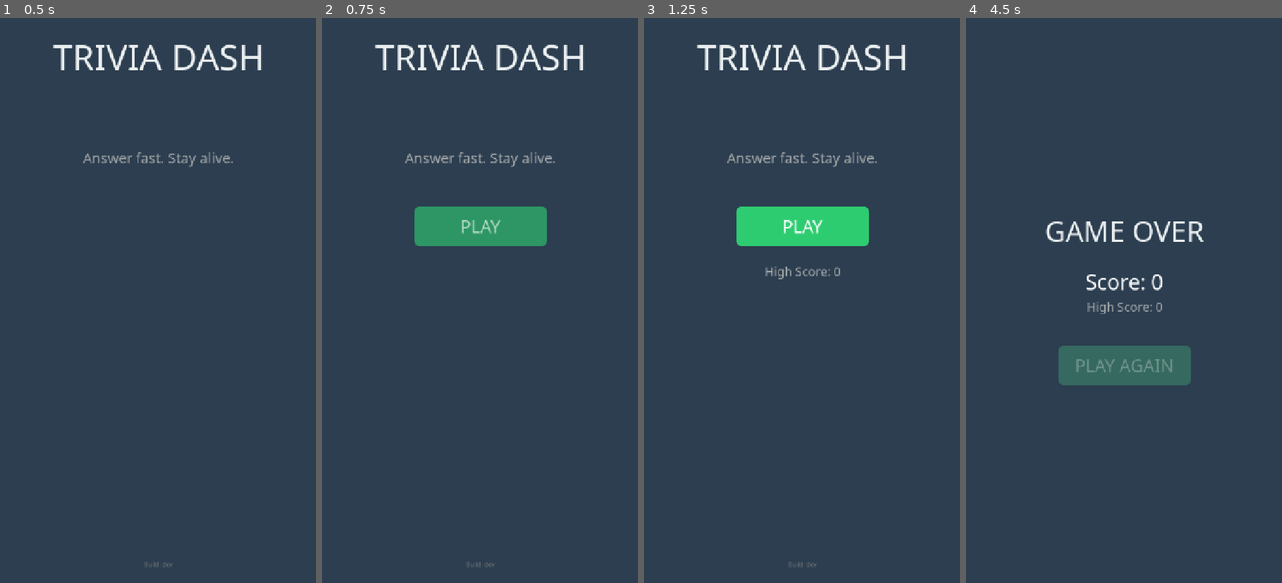
Above: before the commit, frames 1-4 (left to right).
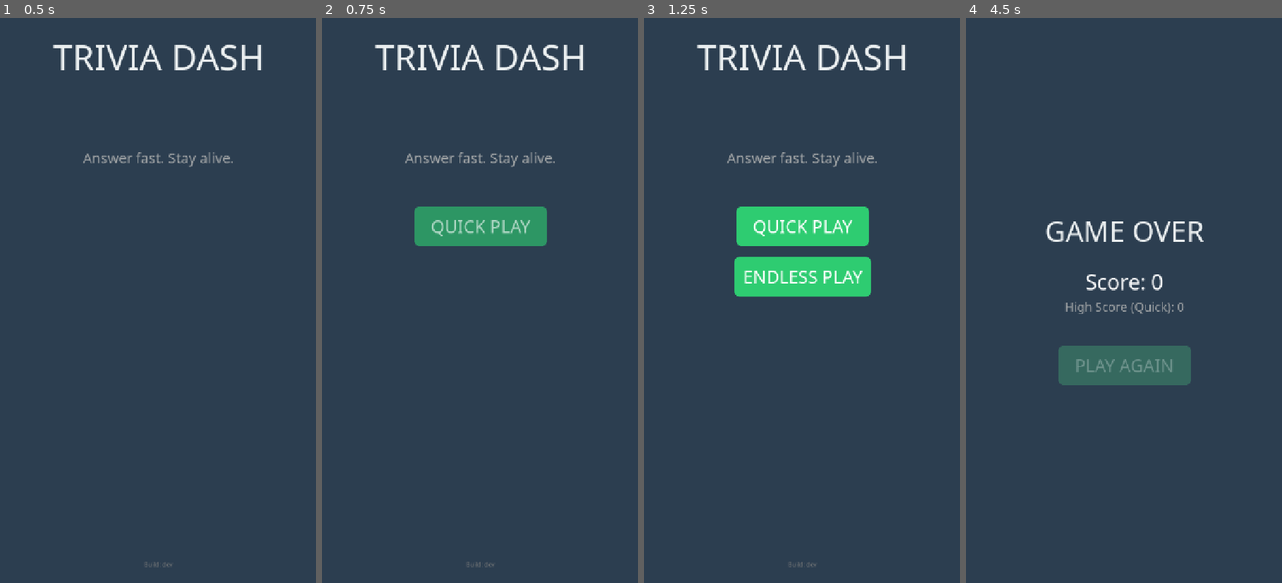
Above: after the commit, the same moments.

Repository: bramp/trivia-dash
Game: Godot game, scene res://scenes/main.tscn
The game is run twice, just before and just after one commit, with the same random seed, the same clock (stepped at 60 frames per second) and the same inputs.
Inputs (mouse positions are in pixels of both pictures, inside the frame that each line leads up to):
- Up to frame 1 (0.5 s): no input
- Up to frame 2 (0.75 s): tap Enter at 0.5 s; move the mouse to (549, 272) at 0.52 s; hold 1 (answer_1) from 0.53 s (still down); click (549, 272) at 0.67 s
- Up to frame 3 (1.25 s): keep holding 1 (answer_1)
- Up to frame 4 (4.5 s): release 1 (answer_1) at 1.25 s; click (1124, 227) at 1.25 s, where only the run before the commit has a clickable "PLAY"; click "Wendy's" at 2 s; drag from (1060, 328) to (1108, 413) at 2.77 s; tap Space at 3.5 s; move the mouse to (1155, 176) at 3.52 s; hold 3 (answer_3) 3.53-4.25 s; click (1155, 176) at 3.67 s; drag from (1108, 413) to (1029, 215) at 4.27 s

Frame 1 is identical in both runs. In frame 2, 0.4% of the frame differs, in the area x 34-66%, y 35-39%; in frame 3, 3.5%, in the area x 28-72%, y 35-50%; in frame 4, 0.3%.

Commit message:
Add Quick Play and Endless Play game modes
- Refactor test_all_scripts_compile to dynamically load and test all .gd files

- Fix explicit typing parse errors in test_game_data.gd and test_text_fitting.gd

- Fix test-suite crashing Godot Engine due to add_child_autofree

Diff:
--- a/scenes/main.tscn
+++ b/scenes/main.tscn
@@ -275,12 +275,23 @@
 custom_minimum_size = Vector2(0, 80)
 layout_mode = 2
 
-[node name="PlayButton" type="Button" parent="TitleScreen/Content" unique_id=379584862]
+[node name="QuickPlayButton" type="Button" parent="TitleScreen/Content" unique_id=379584862]
 custom_minimum_size = Vector2(300, 90)
 layout_mode = 2
 size_flags_horizontal = 4
 theme_type_variation = &"PlayButton"
-text = "PLAY"
+text = "QUICK PLAY"
+
+[node name="Spacer4_1" type="Control" parent="TitleScreen/Content" unique_id=1407817241]
+custom_minimum_size = Vector2(0, 16)
+layout_mode = 2
+
+[node name="EndlessPlayButton" type="Button" parent="TitleScreen/Content" unique_id=379584863]
+custom_minimum_size = Vector2(300, 90)
+layout_mode = 2
+size_flags_horizontal = 4
+theme_type_variation = &"PlayButton"
+text = "ENDLESS PLAY"
 
 [node name="Spacer4" type="Control" parent="TitleScreen/Content" unique_id=1407817240]
 custom_minimum_size = Vector2(0, 30)
@@ -503,7 +514,8 @@
 [node name="GameTimer" type="Timer" parent="." unique_id=93162372]
 wait_time = 0.05
 
-[connection signal="pressed" from="TitleScreen/Content/PlayButton" to="." method="_on_play_pressed"]
+[connection signal="pressed" from="TitleScreen/Content/QuickPlayButton" to="." method="_on_quick_play_pressed"]
+[connection signal="pressed" from="TitleScreen/Content/EndlessPlayButton" to="." method="_on_endless_play_pressed"]
 [connection signal="pressed" from="GameScreen/Content/AnswersContainer/AnswerGrid/Answer1" to="." method="_on_answer_pressed" binds= [0]]
 [connection signal="pressed" from="GameScreen/Content/AnswersContainer/AnswerGrid/Answer2" to="." method="_on_answer_pressed" binds= [1]]
 [connection signal="pressed" from="GameScreen/Content/AnswersContainer/AnswerGrid/Answer3" to="." method="_on_answer_pressed" binds= [2]]
--- a/scripts/game_data.gd
+++ b/scripts/game_data.gd
@@ -18,7 +18,8 @@
 const TIME_BONUS_MULTIPLIER := 50.0
 const ROUND_DURATION := 30.0
 
-var high_score: int = 0
+var high_score_quick: int = 0
+var high_score_endless: int = 0
 var _save_path := "user://save.json"
 
 
@@ -34,7 +35,10 @@
 func save_data() -> void:
 	var file := FileAccess.open(_save_path, FileAccess.WRITE)
 	if file:
-		var data := {"high_score": high_score}
+		var data := {
+			"high_score_quick": high_score_quick,
+			"high_score_endless": high_score_endless,
+		}
 		file.store_string(JSON.stringify(data))
 
 
@@ -47,4 +51,5 @@
 	var json := JSON.new()
 	var error := json.parse(file.get_as_text())
 	if error == OK and json.data is Dictionary:
-		high_score = int(json.data.get("high_score", 0))
+		high_score_quick = int(json.data.get("high_score_quick", 0))
+		high_score_endless = int(json.data.get("high_score_endless", 0))
--- a/scripts/main.gd
+++ b/scripts/main.gd
@@ -1,6 +1,7 @@
 extends Control
 
 enum State { TITLE, PLAYING, GAME_OVER }
+enum GameMode { QUICK, ENDLESS }
 
 const BuildInfo = preload("res://scripts/build_info.gd")
 
@@ -14,9 +15,10 @@
 ]
 
 var _state: State = State.TITLE
+var _game_mode: GameMode = GameMode.QUICK
 var _score: int = 0
 var _time_remaining: float = 0.0
-var _question_start_time: float = 0.0
+var _question_start_msec: float = 0.0
 var _current_question: Dictionary = {}
 var _input_locked: bool = false
 var _active_tween: Tween = null
@@ -31,7 +33,8 @@
 # Title screen
 @onready var title_label: Label = $TitleScreen/Content/TitleLabel
 @onready var subtitle_label: Label = $TitleScreen/Content/SubtitleLabel
-@onready var play_button: Button = $TitleScreen/Content/PlayButton
+@onready var quick_play_button: Button = $TitleScreen/Content/QuickPlayButton
+@onready var endless_play_button: Button = $TitleScreen/Content/EndlessPlayButton
 @onready var title_high_score_label: Label = $TitleScreen/Content/HighScoreLabel
 @onready var build_info_label: Label = $TitleScreen/Content/BuildInfoLabel
 
@@ -61,7 +64,8 @@
 	_show_title_screen()
 	if not loaded:
 		subtitle_label.text = "Error: No questions found!"
-		play_button.disabled = true
+		quick_play_button.disabled = true
+		endless_play_button.disabled = true
 
 
 func _unhandled_input(event: InputEvent) -> void:
@@ -92,6 +96,8 @@
 
 
 func _on_game_timer_timeout() -> void:
+	if _game_mode != GameMode.QUICK:
+		return
 	_time_remaining -= game_timer.wait_time
 	_time_remaining = maxf(_time_remaining, 0.0)
 	_update_timer_display()
@@ -102,14 +108,19 @@
 		SfxManager.play_tick()
 
 
-func _on_play_pressed() -> void:
+func _on_quick_play_pressed() -> void:
 	SfxManager.play_button_tap()
-	_start_game()
+	_start_game(GameMode.QUICK)
+
+
+func _on_endless_play_pressed() -> void:
+	SfxManager.play_button_tap()
+	_start_game(GameMode.ENDLESS)
 
 
 func _on_play_again_pressed() -> void:
 	SfxManager.play_button_tap()
-	_start_game()
+	_start_game(_game_mode)
 
 
 func _on_main_menu_pressed() -> void:
@@ -121,13 +132,14 @@
 	if _state != State.PLAYING or _input_locked:
 		return
 	_input_locked = true
-	var elapsed := (GameData.ROUND_DURATION - _time_remaining) - _question_start_time
-	var question_time_left := maxf(0.0, _time_remaining)
-	# Use the shorter of elapsed-based remaining or global remaining for bonus.
-	var effective_remaining := minf(
-		maxf(0.0, GameData.ROUND_DURATION - _question_start_time - elapsed),
-		question_time_left,
-	)
+	var elapsed := (Time.get_ticks_msec() - _question_start_msec) / 1000.0
+
+	var effective_remaining := 0.0
+	if _game_mode == GameMode.QUICK:
+		var question_time_left := maxf(0.0, _time_remaining)
+		effective_remaining = minf(maxf(0.0, 5.0 - elapsed), question_time_left)  # Bonus up to 5s of value for quick answer
+	else:
+		effective_remaining = maxf(0.0, 5.0 - elapsed)
 	if index == _current_question.get("correct", -1):
 		_handle_correct_answer(index, effective_remaining)
 	else:
@@ -143,17 +155,19 @@
 	game_over_screen.visible = false
 	title_screen.visible = true
 
-	title_high_score_label.text = "High Score: %d" % GameData.high_score
+	title_high_score_label.text = (
+		"High Scores - Quick: %d | Endless: %d" % [GameData.high_score_quick, GameData.high_score_endless]
+	)
 
 	build_info_label.text = "Build: %s" % BuildInfo.BUILD_DATE
 
 	_animate_title_entrance()
 
 
-func _start_game() -> void:
+func _start_game(mode: GameMode) -> void:
+	_game_mode = mode
 	_state = State.PLAYING
 	_score = 0
-	_time_remaining = GameData.ROUND_DURATION
 	_input_locked = false
 	question_manager.reset()
 
@@ -161,10 +175,19 @@
 	game_over_screen.visible = false
 	game_screen.visible = true
 
+	if mode == GameMode.QUICK:
+		_time_remaining = GameData.ROUND_DURATION
+		timer_bar.visible = true
+		timer_label.visible = true
+		_update_timer_display()
+		game_timer.start()
+	else:
+		_time_remaining = 0.0
+		timer_bar.visible = false
+		timer_label.visible = false
+		game_timer.stop()
+
 	_update_score_display()
-	_update_timer_display()
-
-	game_timer.start()
 	_show_next_question()
 
 
@@ -173,10 +196,17 @@
 	_input_locked = true
 	game_timer.stop()
 
-	var is_new_high := _score > GameData.high_score
-	if is_new_high:
-		GameData.high_score = _score
-		GameData.save_data()
+	var is_new_high := false
+	if _game_mode == GameMode.QUICK:
+		is_new_high = _score > GameData.high_score_quick
+		if is_new_high:
+			GameData.high_score_quick = _score
+			GameData.save_data()
+	else:
+		is_new_high = _score > GameData.high_score_endless
+		if is_new_high:
+			GameData.high_score_endless = _score
+			GameData.save_data()
 
 	SfxManager.play_game_over()
 
@@ -192,7 +222,10 @@
 	game_over_screen.visible = true
 
 	final_score_label.text = "Score: %d" % _score
-	game_over_high_score_label.text = "High Score: %d" % GameData.high_score
+	if _game_mode == GameMode.QUICK:
+		game_over_high_score_label.text = "High Score (Quick): %d" % GameData.high_score_quick
+	else:
+		game_over_high_score_label.text = "High Score (Endless): %d" % GameData.high_score_endless
 	new_high_score_label.visible = is_new_high
 	if is_new_high:
 		SfxManager.play_new_high_score()
@@ -207,7 +240,7 @@
 	if not question_manager.has_next():
 		question_manager.reset()
 	_current_question = question_manager.next_question()
-	_question_start_time = GameData.ROUND_DURATION - _time_remaining
+	_question_start_msec = Time.get_ticks_msec()
 	_display_question(_current_question)
 	_input_locked = false
 
@@ -332,7 +365,7 @@
 
 	# Find the smallest font size needed across all four answer buttons,
 	# then apply it uniformly so all buttons match.
-	var min_btn_size := answer_buttons[0].get_theme_font_size("font_size")
+	var min_btn_size: int = answer_buttons[0].get_theme_font_size("font_size")
 	for btn in answer_buttons:
 		var fitted := _calc_fitting_font_size(btn, btn.text, 18)
 		if fitted < min_btn_size:
@@ -357,8 +390,10 @@
 	title_label.modulate.a = 0.0
 	title_label.position.y -= 50
 	subtitle_label.modulate.a = 0.0
-	play_button.modulate.a = 0.0
-	play_button.scale = Vector2.ZERO
+	quick_play_button.modulate.a = 0.0
+	quick_play_button.scale = Vector2.ZERO
+	endless_play_button.modulate.a = 0.0
+	endless_play_button.scale = Vector2.ZERO
 	title_high_score_label.modulate.a = 0.0
 
 	var tween := create_tween()
@@ -368,8 +403,10 @@
 	tween.tween_property(title_label, "modulate:a", 1.0, 0.4)
 	tween.parallel().tween_property(title_label, "position:y", title_label.position.y + 50, 0.4)
 	tween.tween_property(subtitle_label, "modulate:a", 1.0, 0.3)
-	tween.tween_property(play_button, "modulate:a", 1.0, 0.3)
-	tween.parallel().tween_property(play_button, "scale", Vector2.ONE, 0.3)
+	tween.tween_property(quick_play_button, "modulate:a", 1.0, 0.3)
+	tween.parallel().tween_property(quick_play_button, "scale", Vector2.ONE, 0.3)
+	tween.tween_property(endless_play_button, "modulate:a", 1.0, 0.3)
+	tween.parallel().tween_property(endless_play_button, "scale", Vector2.ONE, 0.3)
 	tween.tween_property(title_high_score_label, "modulate:a", 1.0, 0.3)
 
 
--- a/test/test_game_data.gd
+++ b/test/test_game_data.gd
@@ -27,10 +27,14 @@
 
 func test_high_score_default() -> void:
 	# High score should default to 0 on a fresh instance.
-	var saved := GameData.high_score
-	GameData.high_score = 0
-	assert_eq(GameData.high_score, 0, "Default high score should be 0")
-	GameData.high_score = saved
+	var saved_quick: int = GameData.high_score_quick
+	var saved_endless: int = GameData.high_score_endless
+	GameData.high_score_quick = 0
+	GameData.high_score_endless = 0
+	assert_eq(GameData.high_score_quick, 0, "Default quick high score should be 0")
+	assert_eq(GameData.high_score_endless, 0, "Default endless high score should be 0")
+	GameData.high_score_quick = saved_quick
+	GameData.high_score_endless = saved_endless
 
 
 func test_scoring_constants() -> void:
--- a/test/test_placeholder.gd
+++ b/test/test_placeholder.gd
@@ -8,15 +8,30 @@
 
 func test_all_scripts_compile() -> void:
 	# Validate that all project scripts compile without type or parse errors.
-	# This catches issues like := type inference failures in scripts not
-	# otherwise loaded by tests (e.g. main.gd).
-	var script_paths := [
-		"res://scripts/main.gd",
-		"res://scripts/game_data.gd",
-		"res://scripts/question_manager.gd",
-		"res://scripts/build_info.gd",
-		"res://scripts/sfx_manager.gd",
-	]
+	var script_paths := _get_all_gd_scripts("res://")
 	for path: String in script_paths:
 		var script: GDScript = load(path)
-		assert_not_null(script, "%s should compile without errors" % path)
+		assert_not_null(script, "%s should load" % path)
+		if script:
+			assert_true(script.can_instantiate(), "%s should be instantiable (i.e. compile without errors)" % path)
+
+
+func _get_all_gd_scripts(path: String) -> Array[String]:
+	var paths: Array[String] = []
+	var dirs: Array[String] = [path]
+	while not dirs.is_empty():
+		var current_dir: String = dirs.pop_back()
+		var dir := DirAccess.open(current_dir)
+		if dir:
+			dir.list_dir_begin()
+			var file_name := dir.get_next()
+			while file_name != "":
+				if dir.current_is_dir() and not file_name.begins_with("."):
+					if current_dir == "res://" and file_name == "addons":
+						pass
+					else:
+						dirs.append(current_dir.path_join(file_name))
+				elif file_name.ends_with(".gd"):
+					paths.append(current_dir.path_join(file_name))
+				file_name = dir.get_next()
+	return paths
--- a/test/test_text_fitting.gd
+++ b/test/test_text_fitting.gd
@@ -34,7 +34,7 @@
 	# from the real data directory.
 	_manager = load("res://scripts/question_manager.gd").new()
 	_manager.questions_dir = "res://data/questions/"
-	add_child_autofree(_manager)
+	add_child(_manager)
 	_manager.load_questions()
 
 
@@ -42,6 +42,9 @@
 	if _main_scene:
 		_main_scene.queue_free()
 		_main_scene = null
+	if _manager:
+		_manager.queue_free()
+		_manager = null
 
 
 # --- Data quality tests ---
@@ -123,7 +126,7 @@
 			# Test question fitting.
 			question_label.remove_theme_font_size_override("font_size")
 			question_label.text = q_text
-			var q_fitted := _main_scene._calc_fitting_font_size(question_label, q_text, MIN_QUESTION_FONT)
+			var q_fitted: int = _main_scene._calc_fitting_font_size(question_label, q_text, MIN_QUESTION_FONT)
 			assert_gt(
 				q_fitted,
 				MIN_QUESTION_FONT,
@@ -131,12 +134,12 @@
 			)
 
 			# Test answer fitting — find the smallest fitted size across all 4.
-			var min_fitted := answer_btns[0].get_theme_font_size("font_size")
+			var min_fitted: int = answer_btns[0].get_theme_font_size("font_size")
 			for i in range(answer_btns.size()):
 				var btn := answer_btns[i]
 				btn.remove_theme_font_size_override("font_size")
 				btn.text = answers[i] if i < answers.size() else ""
-				var fitted := _main_scene._calc_fitting_font_size(btn, btn.text, MIN_ANSWER_FONT)
+				var fitted: int = _main_scene._calc_fitting_font_size(btn, btn.text, MIN_ANSWER_FONT)
 				if fitted < min_fitted:
 					min_fitted = fitted
 
Not shown, changed: TODO.md
